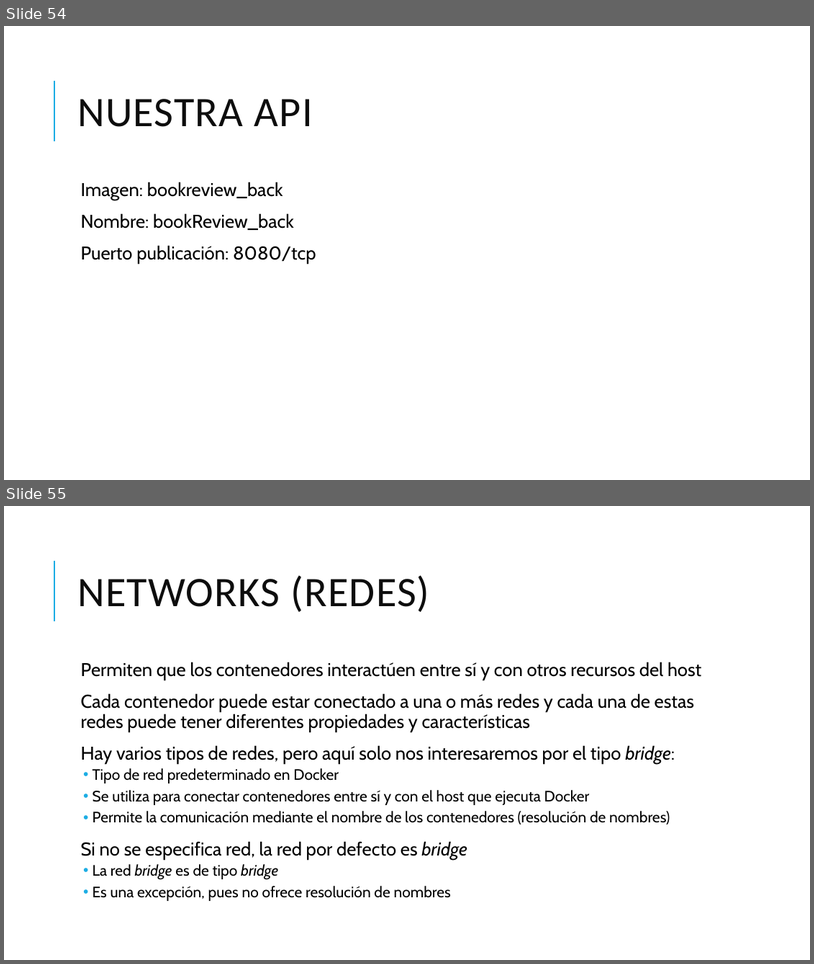
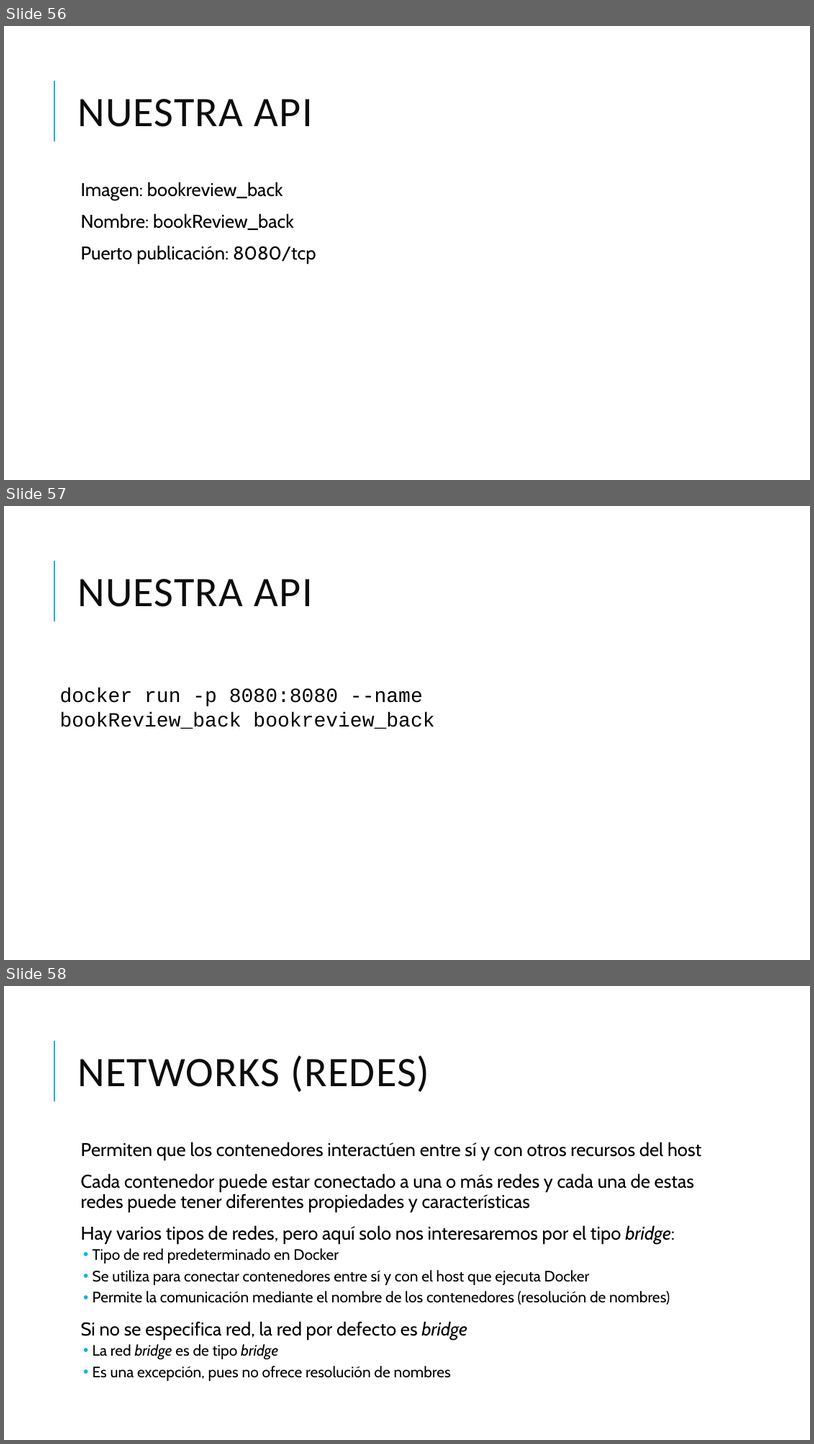
Before and after one commit to grupoinetel/curso-devops-ulpgc, a slide deck: ppt/curso-devops-ulpgc-docker.pptx. Shown one above the other, each under a label of ours: slides 54 and 55 before the commit, slides 56, 57 and 58 after it. The pictures are 814x964 and 814x1444 pixels, drawn with LibreOffice and Linux fonts; fonts in the diff are those of the drawing; background and template pictures are left out. Boxes give left, top, right and bottom in pixels: in the first picture for what was removed or moved away, otherwise in the second. Text is boxed around its words. In the diff, an @@ line names an element or a change of style, - is before the commit and + after.

```diff
--- a/ppt/curso-devops-ulpgc-docker.pptx
+++ b/ppt/curso-devops-ulpgc-docker.pptx
@@ slide 57 added at (4, 506, 810, 960), background #FFFFFF; not listed: 1 template element that a slide beside it also shows @@
@@ title added at (77, 579, 313, 607), 50 pt, text #0D0D0D @@
+NUESTRA API
@@ text added at (60, 687, 435, 728), 24 pt, text #000000 @@
+docker run -p 8080:8080 --name bookReview_back bookreview_back
@@ what was slide 54 is now slide 56 @@
@@ what was slide 55 is now slide 58 @@
```
Also in this commit, not shown: 2 slides changed, 3 other slides added.
